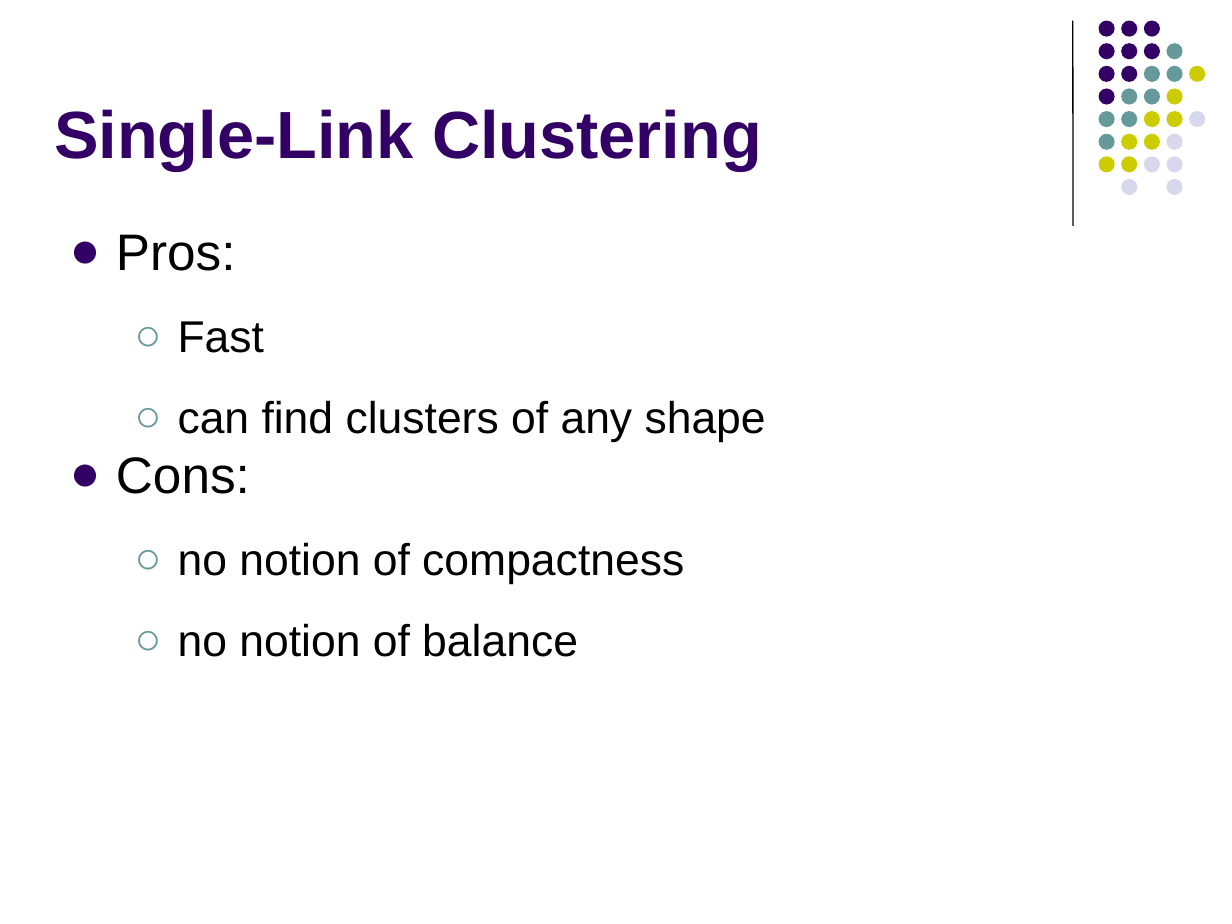
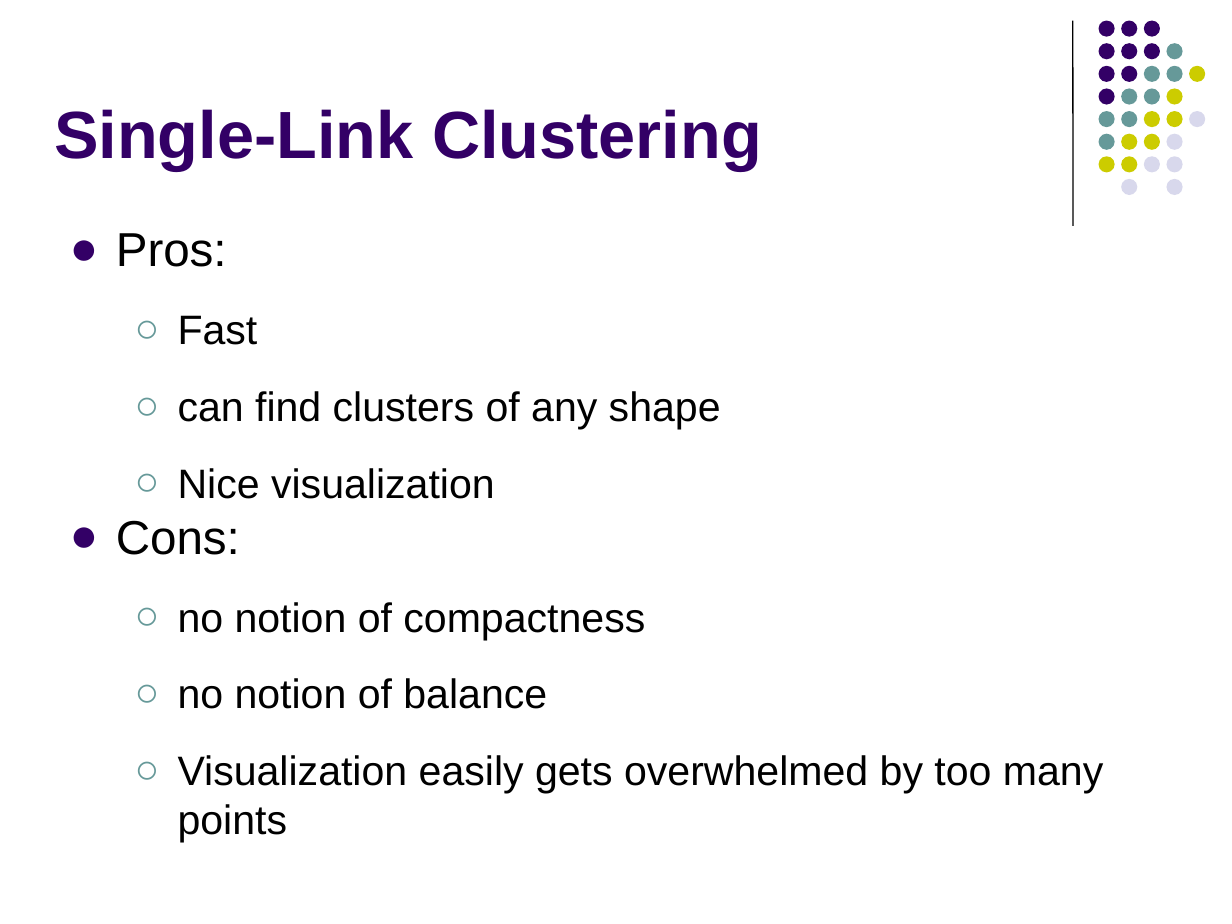
Before and after one commit to code-ram/csc581, a slide deck: slide 27 of lecture-notes/37-unsupervised-learning.pptx. Drawn at 1232x924 pixels with LibreOffice and Linux fonts; fonts in the diff are those of the drawing. Boxes give left, top, right and bottom in pixels: in the first picture for what was removed or moved away, otherwise in the second. Text is boxed around its words. In the diff, an @@ line names an element or a change of style, - is before the commit and + after.

```diff
--- a/lecture-notes/37-unsupervised-learning.pptx
+++ b/lecture-notes/37-unsupervised-learning.pptx
@@ text at [116, 233, 721, 709]: size 30 to 27.8 pt in "Pros:", "Cons:"; size 26 to 24.1 pt in "Fast", "can find clusters of any shape", "no notion of compactness", "no notion of balance" @@
@@ text at [178, 468, 495, 499]: paragraph added @@
+  ○ Nice visualization
@@ text at [178, 755, 1103, 843]: paragraph added @@
+  ○ Visualization easily gets overwhelmed by too many points
```
Also in this commit, not shown: 1 other slide changed, 4 other files.
